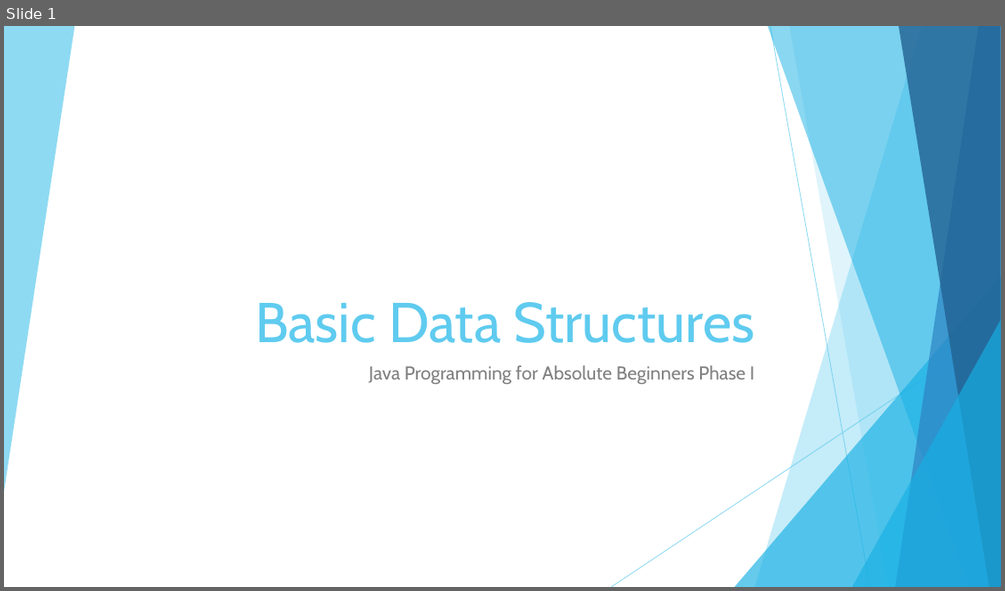
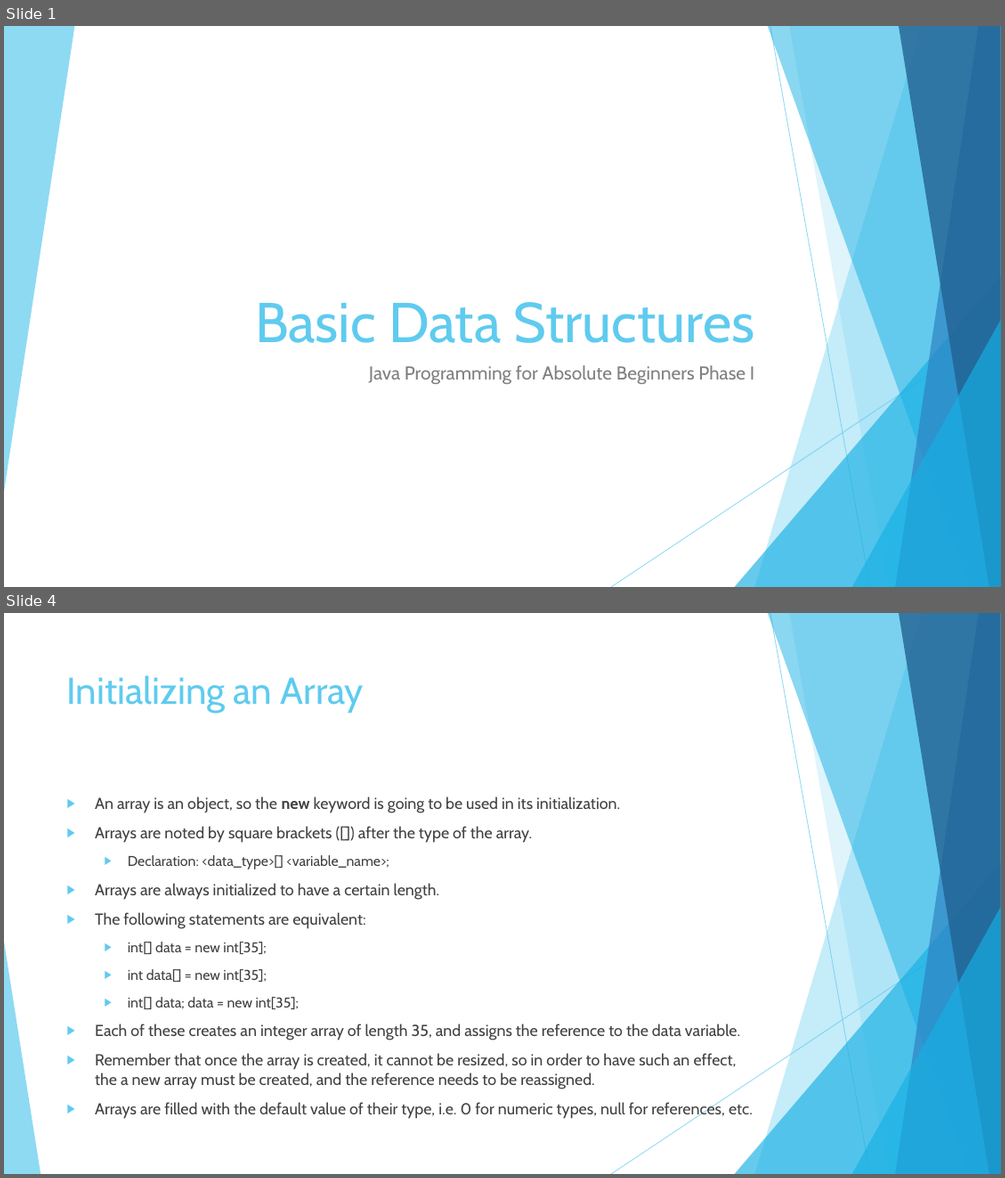
Before and after one commit to JoseRivas1998/Java-Game-Development-For-Absolute-Beginners, a slide deck: Slides/Lesson1.5.pptx. Shown one above the other, each under a label of ours: slide 1 before the commit, slides 1 and 4 after it; the slides between them are not shown. The pictures are 1005x591 and 1005x1178 pixels, drawn with LibreOffice and Linux fonts; fonts in the diff are those of the drawing. Boxes give left, top, right and bottom in pixels: in the first picture for what was removed or moved away, otherwise in the second. Text is boxed around its words. In the diff, an @@ line names an element or a change of style, - is before the commit and + after.

```diff
--- a/Slides/Lesson1.5.pptx
+++ b/Slides/Lesson1.5.pptx
@@ slide 4 added at box(4, 613, 1001, 1174), background #FFFFFF; not listed: 9 template elements that a slide beside it also shows @@
@@ title added at box(67, 675, 364, 713), 36 pt, text #5FCBEF @@
+Initializing an Array
@@ text added at box(95, 796, 752, 1119), 15.3 pt, text #404040 @@
+▶ An array is an object, so the new keyword is going to be used in its initialization.
+▶ Arrays are noted by square brackets ([]) after the type of the array.
+  ▶ Declaration: <data_type>[] <variable_name>;
+▶ Arrays are always initialized to have a certain length.
+▶ The following statements are equivalent:
+  ▶ int[] data = new int[35];
+  ▶ int data[] = new int[35];
+  ▶ int[] data; data = new int[35];
+▶ Each of these creates an integer array of length 35, and assigns the reference to the data variable.
+▶ Remember that once the array is created, it cannot be resized, so in order to have such an effect, the a new array must be created, and the reference needs to be reassigned.
+▶ Arrays are filled with the default value of their type, i.e. 0 for numeric types, null for references, etc.
@@ triangle added at box(4, 941, 40, 1174), fill #5FCBEF at 70% opacity @@
```
Also in this commit, not shown: 9 other slides added, 11 other files.
